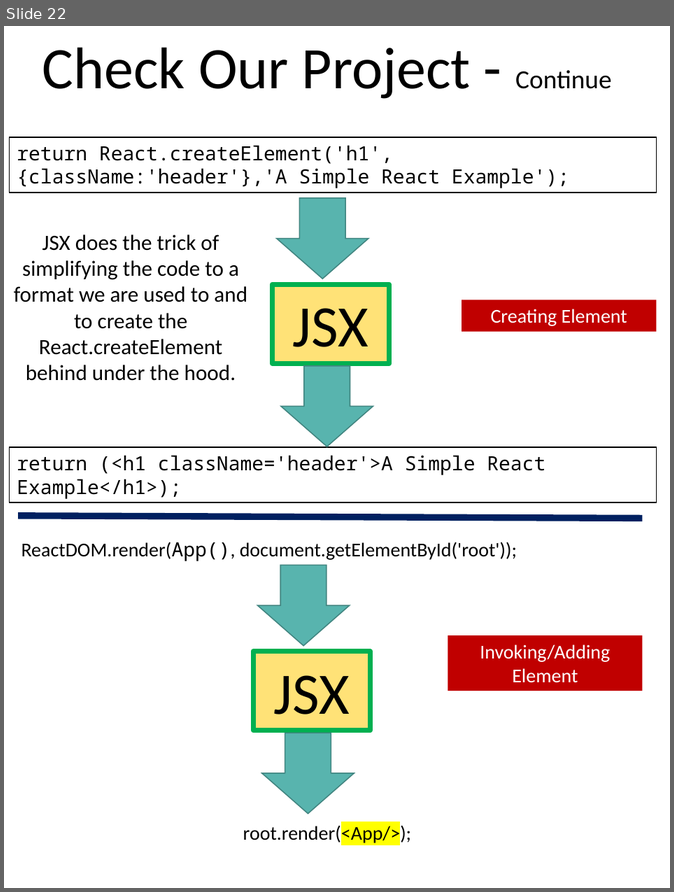
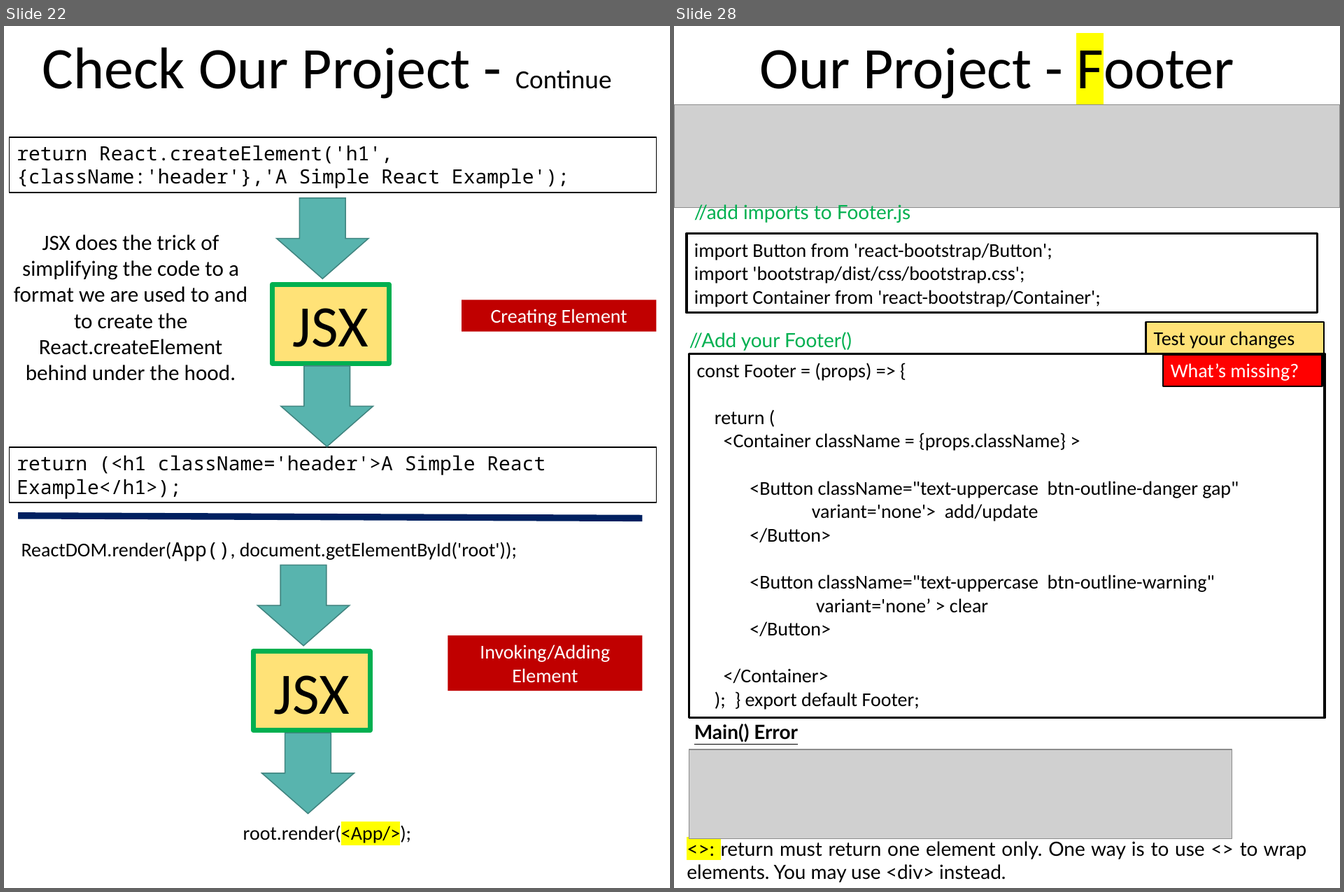
Before and after one commit to scorpion0511/mytracker, a slide deck: doc/React.pptx. Shown side by side, each under a label of ours: slide 22 before the commit, slides 22 and 28 after it; the slides between them are not shown. The pictures are 674x892 and 1344x892 pixels, drawn with LibreOffice and Linux fonts; fonts in the diff are those of the drawing; grey boxes stand for pictures. Boxes give left, top, right and bottom in pixels: in the first picture for what was removed or moved away, otherwise in the second. Text is boxed around its words. In the diff, an @@ line names an element or a change of style, - is before the commit and + after.

```diff
--- a/doc/React.pptx
+++ b/doc/React.pptx
@@ slide 28 added at bbox=[674, 26, 1340, 888], background #FFFFFF @@
@@ text added at bbox=[760, 40, 1234, 102], 54 pt, text #000000 @@
+Our Project - Footer
@@ picture added at bbox=[674, 105, 1340, 208] @@
@@ text added at bbox=[694, 204, 911, 223], 18 pt, text #00B050 @@
+//add imports to Footer.js
@@ rectangle added at bbox=[687, 234, 1318, 313], outline #000000 2.25 pt, 18 pt, text #000000 @@
+import Button from 'react-bootstrap/Button';
+import 'bootstrap/dist/css/bootstrap.css';
+import Container from 'react-bootstrap/Container';
@@ text added at bbox=[689, 332, 852, 351], 18 pt, text #00B050 @@
+//Add your Footer()
@@ rectangle added at bbox=[1146, 322, 1324, 354], fill #FFE277, outline #000000 1.5 pt, 18 pt, text #000000 @@
+Test your changes
@@ rectangle added at bbox=[689, 354, 1325, 718], outline #000000 2.25 pt, 18 pt, text #000000 @@
+const Footer = (props) => {
+return (
+<Container className = {props.className} >
+<Button className="text-uppercase btn-outline-danger gap"
+variant='none'> add/update
+</Button>
+<Button className="text-uppercase btn-outline-warning"
+variant='none’ > clear
+</Button>
+</Container>
+); } export default Footer;
@@ rectangle added at bbox=[1163, 354, 1322, 386], fill #FF0000, outline #000000 1.5 pt, 18 pt, text #FFFFFF @@
+What’s missing?
@@ text added at bbox=[694, 724, 798, 743], 18 pt, text #000000, bold, underline @@
+Main() Error
@@ picture added at bbox=[689, 750, 1232, 839] @@
@@ text added at bbox=[687, 842, 1308, 883], 18 pt, text #000000 @@
+<>: return must return one element only. One way is to use <> to wrap elements. You may use <div> instead.
```
Also in this commit, not shown: 6 slides changed, 3 other slides added, 4 slides removed.
